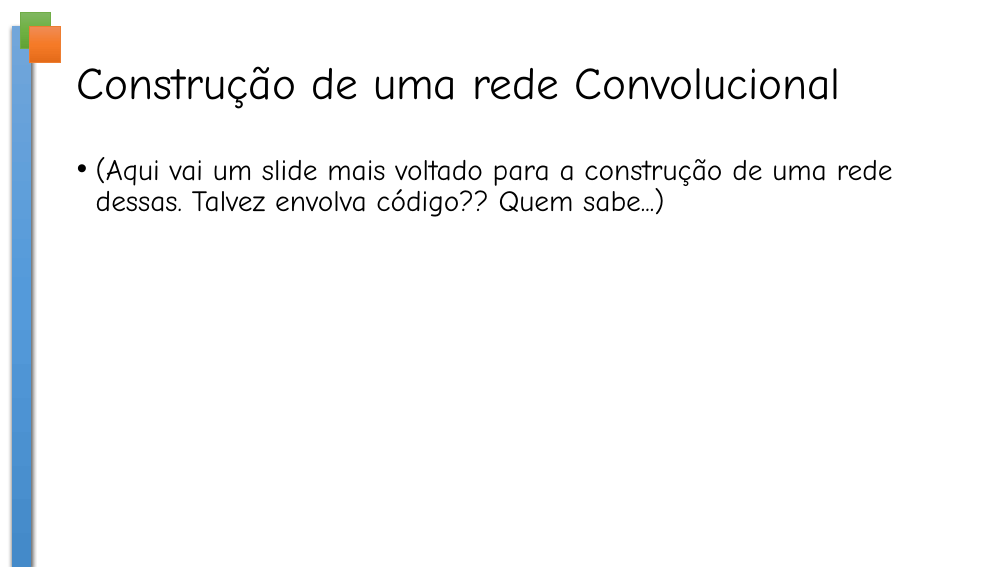
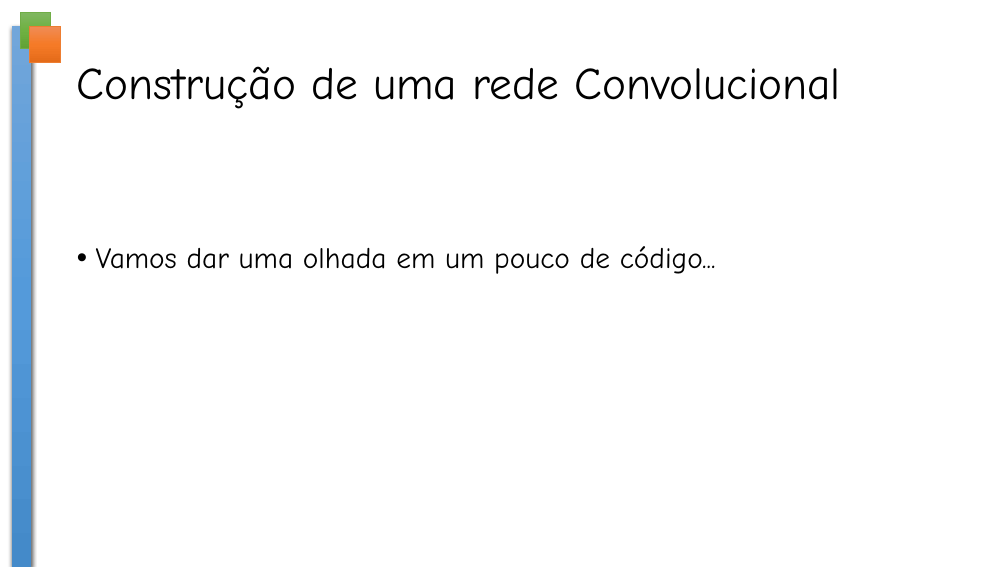
Before and after one commit to crazynds/FindHumanTouchIA, a slide deck: slide 24 of docs/Redes Neuras em Visão Computacional.pptx. Drawn at 1008x567 pixels with LibreOffice and Linux fonts; fonts in the diff are those of the drawing; background and template pictures are left out. Boxes give left, top, right and bottom in pixels: in the first picture for what was removed or moved away, otherwise in the second. Text is boxed around its words. In the diff, an @@ line names an element or a change of style, - is before the commit and + after.

```diff
--- a/docs/Redes Neuras em Visão Computacional.pptx
+++ b/docs/Redes Neuras em Visão Computacional.pptx
@@ text at (x1=96, y1=246, x2=716, y2=274): text changed @@
-• (Aqui vai um slide mais voltado para a construção de uma rede dessas. Talvez envolva código?? Quem sabe...)
+• Vamos dar uma olhada em um pouco de código...
```
Also in this commit, not shown: 2 other slides changed, 7 slides added, 2 slides removed, 5 other files.
